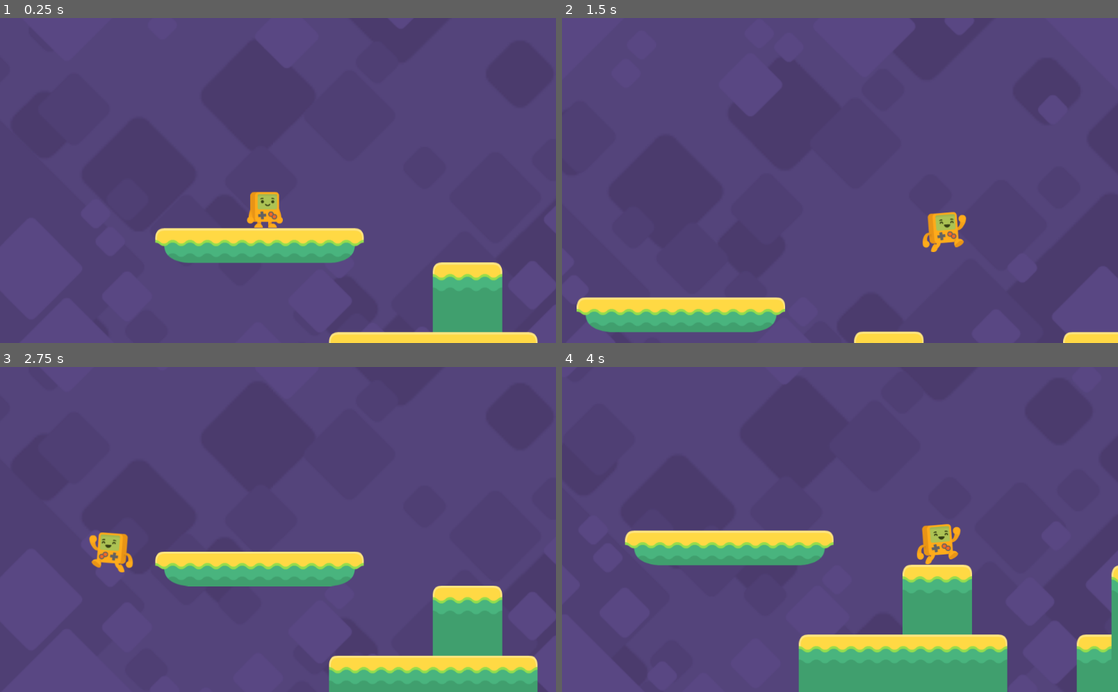
Above: before the commit, frames 1-4 (two rows, left to right).
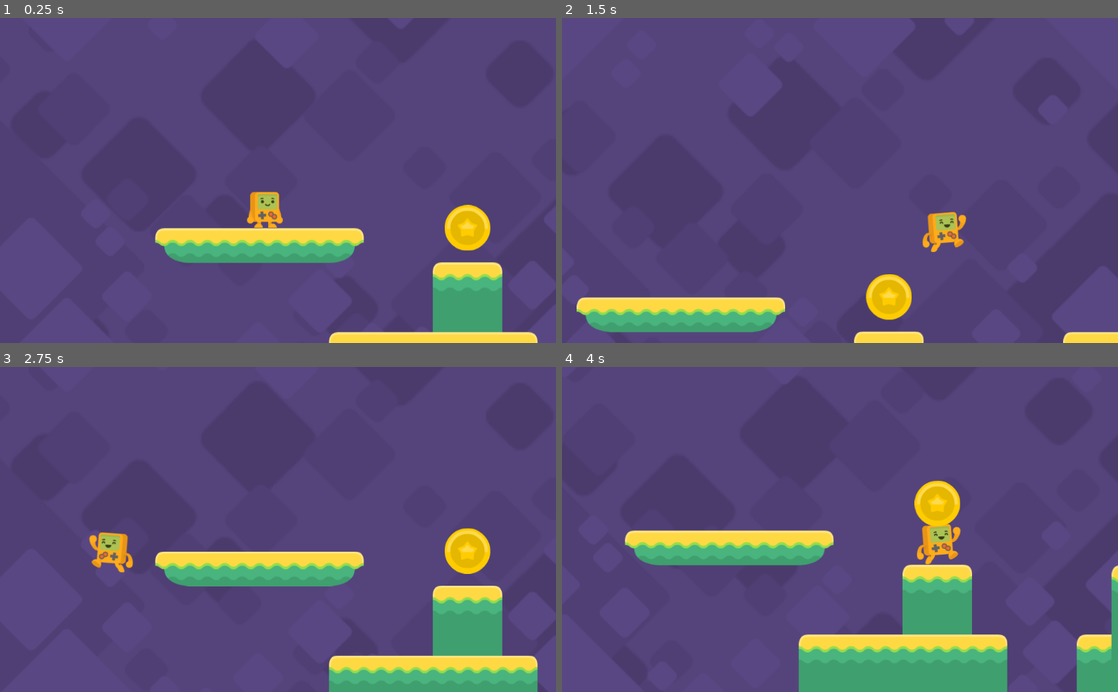
Above: after the commit, the same moments.

Repository: racampita/Platformer-Game-Tutorial
Game: Godot game, scene res://Level1.tscn
The game is run twice, just before and just after one commit, with the same random seed, the same clock (stepped at 60 frames per second) and the same inputs. The project has no main scene, so this scene is started directly.
Inputs:
- Up to frame 1 (0.25 s): no input
- Up to frame 2 (1.5 s): hold D (right) from 0.53 s (still down); tap Space (jump) at 0.77 s
- Up to frame 3 (2.75 s): tap Space (jump) at 1.52 s; release D (right) at 2.03 s; hold A (left) from 2.03 s (still down)
- Up to frame 4 (4 s): release A (left) at 2.78 s; hold D (right) from 2.78 s (still down); tap Space (jump) at 3.02, 3.77 s

The runs differ from the first frame. In frame 1, 0.9% of the frame differs, in the area x 80-89%, y 57-72%; in frame 2, 0.9%; in frame 3, 0.9%; in frame 4, 0.9%.

Commit message:
Platformer Tutorial Pt9
+ coin animation
+ win by collecting 6 coins

Diff:
--- a/Level1.tscn
+++ b/Level1.tscn
@@ -40,14 +40,14 @@
 [node name="coins" type="Node" parent="."]
 
 [node name="coin" parent="coins" instance=ExtResource( 6 )]
-position = Vector2( 8812.76, -64.1446 )
+position = Vector2( 8800, -64 )
 
 [node name="coin2" parent="coins" instance=ExtResource( 6 )]
-position = Vector2( 2820.57, 273.514 )
+position = Vector2( 2816, 256 )
 collision_layer = 1
 
 [node name="coin3" parent="coins" instance=ExtResource( 6 )]
-position = Vector2( 5249.7, 374.308 )
+position = Vector2( 5248, 384 )
 collision_layer = 1
 
 [node name="coin4" parent="coins" instance=ExtResource( 6 )]
@@ -55,7 +55,11 @@
 collision_layer = 1
 
 [node name="coin5" parent="coins" instance=ExtResource( 6 )]
-position = Vector2( 4861.64, -437.081 )
+position = Vector2( 4928, -448 )
+collision_layer = 1
+
+[node name="coin6" parent="coins" instance=ExtResource( 6 )]
+position = Vector2( 384, 192 )
 collision_layer = 1
 
 [node name="Steve" parent="." instance=ExtResource( 2 )]
--- a/Steve.gd
+++ b/Steve.gd
@@ -1,6 +1,7 @@
 extends KinematicBody2D
 
 var velocity = Vector2.ZERO
+var coins = 0
 
 const SPEED = 500
 const GRAVITY = 53
@@ -30,5 +31,11 @@
 
 	velocity.x = lerp(velocity.x,0,FRICTION)
 
+	if coins >= 6:
+		get_tree().change_scene("res://Level1.tscn")
+
 func _on_fallzone_body_entered(body: Node) -> void:
 	get_tree().change_scene("res://Level1.tscn")
+
+func add_coin():
+	coins += 1
--- a/coin.gd
+++ b/coin.gd
@@ -4,6 +4,9 @@
 func _ready() -> void:
 	pass
 
+func _on_coin_body_entered(body: Node) -> void:
+	$AnimationPlayer.play("coinJump")
+	body.add_coin()
 
-func _on_coin_body_entered(body: Node) -> void:
+func _on_AnimationPlayer_animation_finished(anim_name: String) -> void:
 	queue_free()
--- a/coin.tscn
+++ b/coin.tscn
@@ -1,29 +1,51 @@
-[gd_scene load_steps=7 format=2]
+[gd_scene load_steps=8 format=2]
 
 [ext_resource path="res://Assets/coin/gold_3.png" type="Texture" id=1]
 [ext_resource path="res://Assets/coin/gold_1.png" type="Texture" id=2]
 [ext_resource path="res://Assets/coin/gold_2.png" type="Texture" id=3]
 [ext_resource path="res://coin.gd" type="Script" id=4]
 
-[sub_resource type="SpriteFrames" id=1]
+[sub_resource type="CircleShape2D" id=1]
+radius = 44.5668
+
+[sub_resource type="SpriteFrames" id=2]
 animations = [ {
 "frames": [ ExtResource( 2 ), ExtResource( 3 ), ExtResource( 1 ) ],
 "loop": true,
-"name": "default",
+"name": "spin",
 "speed": 5.0
 } ]
 
-[sub_resource type="CircleShape2D" id=2]
-radius = 44.5668
+[sub_resource type="Animation" id=3]
+resource_name = "coinJump"
+length = 0.3
+tracks/0/type = "value"
+tracks/0/path = NodePath("AnimatedSprite:position")
+tracks/0/interp = 1
+tracks/0/loop_wrap = true
+tracks/0/imported = false
+tracks/0/enabled = true
+tracks/0/keys = {
+"times": PoolRealArray( 0, 0.1, 0.3 ),
+"transitions": PoolRealArray( 1, 1, 1 ),
+"update": 0,
+"values": [ Vector2( 0, 0 ), Vector2( 0, -50 ), Vector2( 0, -40 ) ]
+}
 
 [node name="coin" type="Area2D"]
 collision_layer = 0
 script = ExtResource( 4 )
 
+[node name="CollisionShape2D" type="CollisionShape2D" parent="."]
+shape = SubResource( 1 )
+
 [node name="AnimatedSprite" type="AnimatedSprite" parent="."]
-frames = SubResource( 1 )
+frames = SubResource( 2 )
+animation = "spin"
+frame = 2
 playing = true
 
-[node name="CollisionShape2D" type="CollisionShape2D" parent="."]
-shape = SubResource( 2 )
+[node name="AnimationPlayer" type="AnimationPlayer" parent="."]
+anims/coinJump = SubResource( 3 )
 [connection signal="body_entered" from="." to="." method="_on_coin_body_entered"]
+[connection signal="animation_finished" from="AnimationPlayer" to="." method="_on_AnimationPlayer_animation_finished"]
